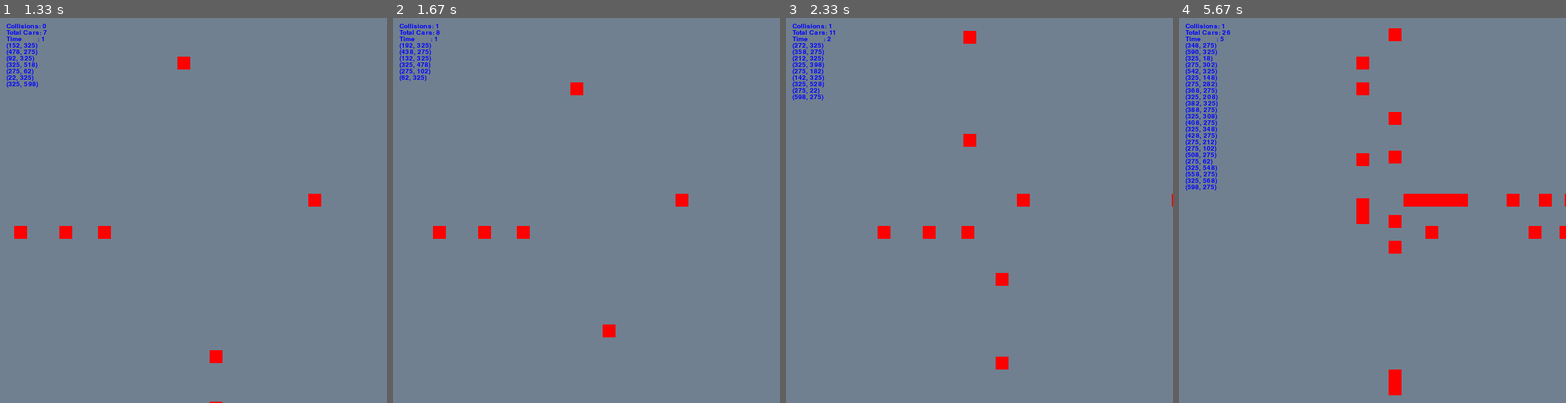
Above: before the commit, frames 1-4 (left to right).
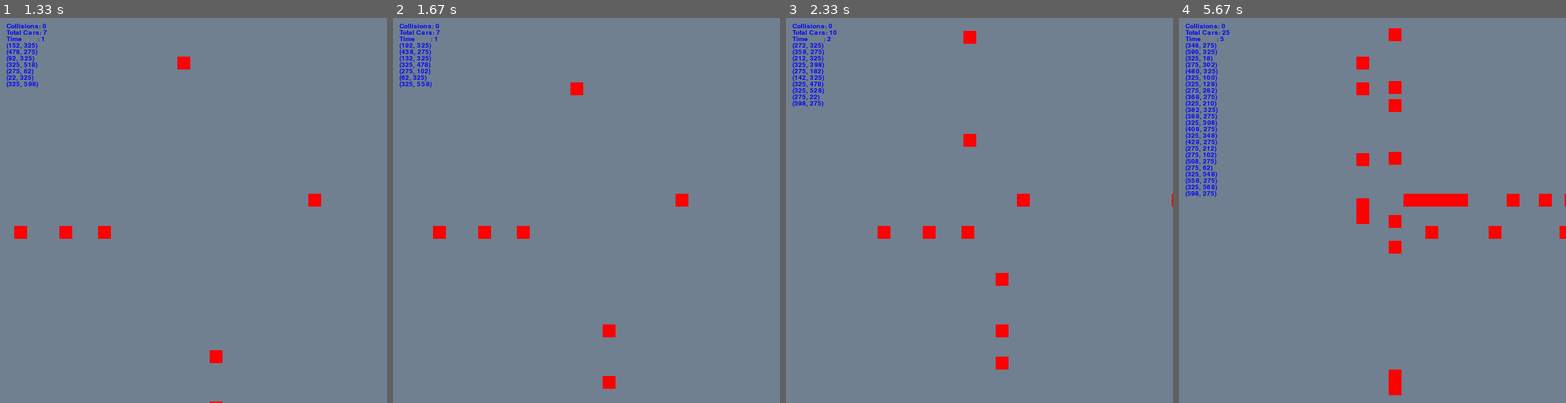
Above: after the commit, the same moments.

Repository: willluer/intersectionSimulation
Game: pygame game, started from pygame_example.py
Two runs of this game, one before a commit and one after it. Both use one fixed random seed, a clock stepped at 60 frames per second and the inputs below.
Inputs:
- Up to frame 1 (1.33 s): no input
- Up to frame 2 (1.67 s): no input
- Up to frame 3 (2.33 s): no input
- Up to frame 4 (5.67 s): no input

Frame 1 is identical in both runs. In frame 2, 0.2% of the frame differs, in the area x 1-58%, y 1-97%; in frame 3, 0.3%; in frame 4, 1.4%, in the area x 1-94%, y 1-58%.

Commit message:
respawn now checks if the newly spawned car collides and removes it immediately

Diff:
--- a/pygame_example.py
+++ b/pygame_example.py
@@ -142,18 +142,25 @@
 
         if self.cooldown == 0:
             add_car = randint(0, 10)
+            newCar = None
             if add_car == 0:
-                Car(Direction.North, self.cars)
+                newCar = Car(Direction.North, self.cars)
                 total_cars += 1
             elif add_car == 1:
-                Car(Direction.South, self.cars)
+                newCar = Car(Direction.South, self.cars)
                 total_cars += 1
             elif add_car == 2:
-                Car(Direction.East, self.cars)
+                newCar = Car(Direction.East, self.cars)
                 total_cars += 1
             elif add_car == 3:
-                Car(Direction.West, self.cars)
-                total_cars += 1
+                newCar = Car(Direction.West, self.cars)
+                total_cars += 1
+            # If the newCar would collide, don't add it
+            if newCar is not None and \
+                    len(pg.sprite.spritecollide(newCar, self.cars, False)) > 1:
+                newCar.kill()
+                newCar.image.fill(BACKGROUND_COLOR)
+                total_cars -= 1
 
         global car_pos
         car_pos = []
